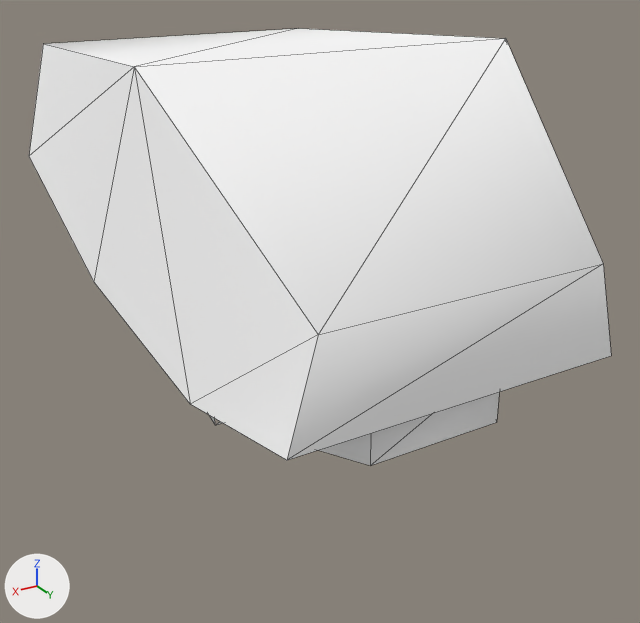
Renders of the OBJ model Assets/Art/Nova1492/GXConverted/Models/Effects/CombatEffects/datan_common_defenceac_7bf9f416.obj from each side of a commit.
Both versions are drawn from a camera (50 mm lens) standing at (0.86, 1.529, 1.067) and looking at (-0.028, 0.048, 0.327). The lights are fixed; the arrows at lower left show +X, +Y and +Z. The picture after the commit comes second. Mesh edges are drawn as thin lines. Where no turn or scale is listed for an object, it has been applied to the vertices.

The first picture shows 'datan_common_defenceac_7bf9f416'.
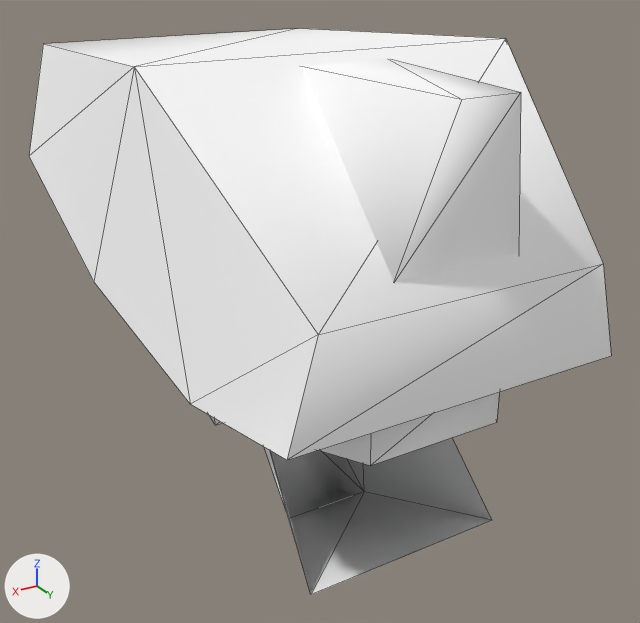
Changed parts and their boxes [x1, y1, x2, y2] in the pictures (640 x 623 px):
```json
{"object": "datan_common_defenceac_7bf9f416_mesh01", "change": "added", "after": [302, 59, 521, 282]}
{"object": "datan_common_defenceac_7bf9f416_mesh02", "change": "added", "after": [264, 438, 492, 595]}
```

Edits to the scene script, one JSON object a line:
```json
{"op": "add", "block": "me_datan_common_defenceac_7bf9f416_mesh02", "code": ["me_datan_common_defenceac_7bf9f416_mesh02 = bpy.data.meshes.new('datan_common_defenceac_7bf9f416_mesh02')", "me_datan_common_defenceac_7bf9f416_mesh02.from_pydata([(-0.215, 0.422, -0.042), (-0.098, 0.127, -0.105), (0.215, 0.422, -0.042), (0.098, 0.127, -0.105), (-0.075, -0.148, 0.123), (0.075, -0.148, 0.123), (0.164, -0.037, 0.458), (-0.164, -0.037, 0.458)], [], [(0, 1, 2), (3, 2, 1), (4, 5, 6), (6, 7, 4), (3, 1, 5), (4, 5, 1), (3, 2, 6), (6, 5, 3), (7, 1, 4), (1, 7, 0)])", "me_datan_common_defenceac_7bf9f416_mesh02.materials.append(mat_datan_common_defenceac_7bf9f416)  # its picture is missing"]}
{"op": "add", "block": "me_datan_common_defenceac_7bf9f416_mesh01", "code": ["me_datan_common_defenceac_7bf9f416_mesh01 = bpy.data.meshes.new('datan_common_defenceac_7bf9f416_mesh01')", "me_datan_common_defenceac_7bf9f416_mesh01.from_pydata([(-0.094, 0.169, 0.856), (0.094, 0.169, 0.856), (0.054, 0.565, 0.854), (-0.054, 0.565, 0.854), (0.127, 0.518, 0.576), (-0.127, 0.518, 0.576)], [], [(0, 1, 2), (2, 3, 0), (1, 4, 2), (4, 5, 3), (3, 2, 4), (0, 3, 5)])", "me_datan_common_defenceac_7bf9f416_mesh01.materials.append(mat_datan_common_defenceac_7bf9f416)  # its picture is missing"]}
{"op": "add", "block": "ob_datan_common_defenceac_7bf9f416_mesh02", "code": ["ob_datan_common_defenceac_7bf9f416_mesh02 = bpy.data.objects.new('datan_common_defenceac_7bf9f416_mesh02', me_datan_common_defenceac_7bf9f416_mesh02)", "ob_datan_common_defenceac_7bf9f416_mesh02.location = (0.0, 0.0, 0.0)"]}
{"op": "add", "block": "ob_datan_common_defenceac_7bf9f416_mesh01", "code": ["ob_datan_common_defenceac_7bf9f416_mesh01 = bpy.data.objects.new('datan_common_defenceac_7bf9f416_mesh01', me_datan_common_defenceac_7bf9f416_mesh01)", "ob_datan_common_defenceac_7bf9f416_mesh01.location = (0.0, 0.0, 0.0)"]}
```
